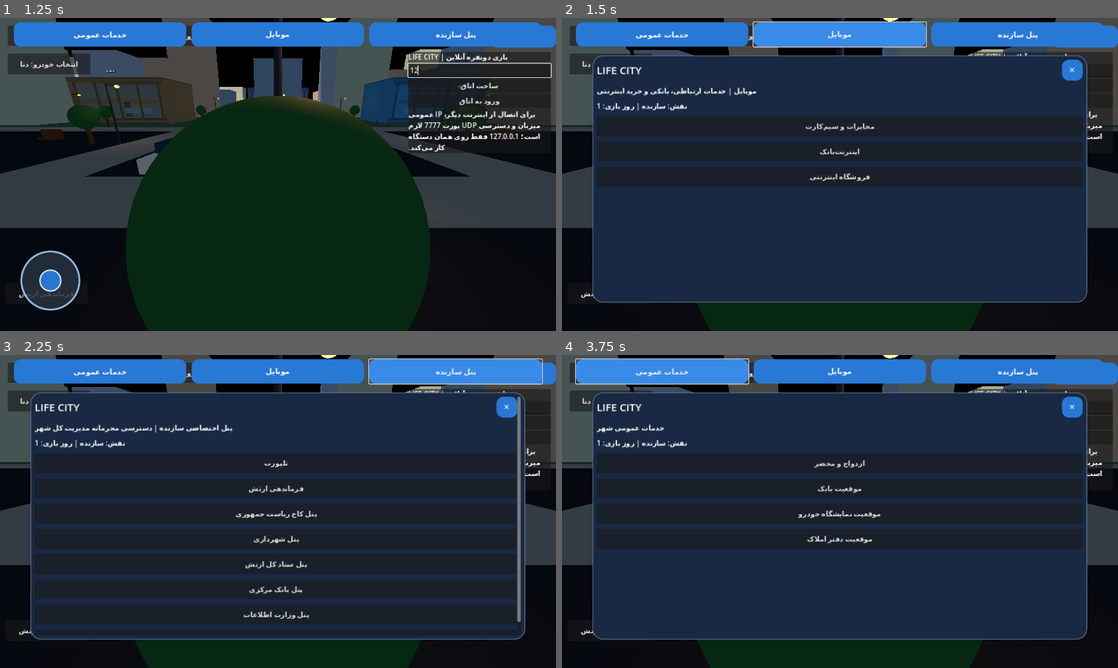
Above: before the commit, frames 1-4 (two rows, left to right).
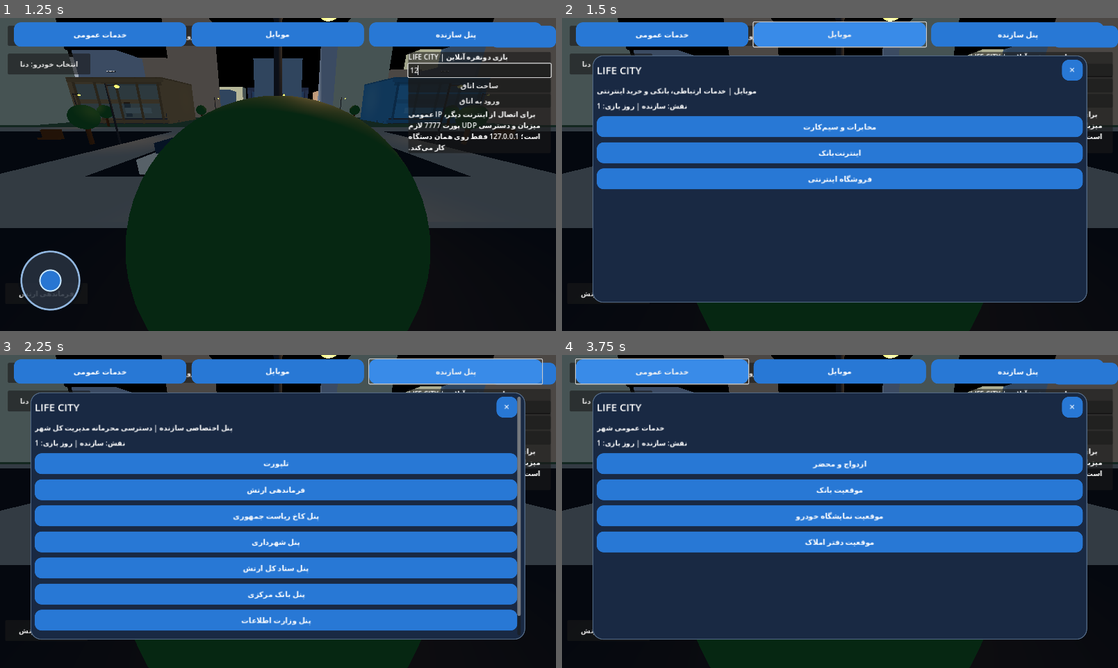
Above: after the commit, the same moments.

Repository: LifeCity2026Game/CITY
Game: Godot game, scene res://scenes/main.tscn
The game is run twice, just before and just after one commit, with the same random seed, the same clock (stepped at 60 frames per second) and the same inputs.
Inputs (mouse positions are in pixels of both pictures, inside the frame that each line leads up to):
- Up to frame 1 (1.25 s): click (478, 71) at 0.52 s; type "12" at 0.6 s
- Up to frame 2 (1.5 s): click "موبایل" at 1.25 s
- Up to frame 3 (2.25 s): click "پنل سازنده" at 2 s
- Up to frame 4 (3.75 s): click "انتخاب خودرو: دنا" at 2.75 s; click "آب‌وهوا" at 3.5 s

Frame 1 is identical in both runs. In frame 2, 18% of the frame differs, in the area x 6-94%, y 31-55%; in frame 3, 46%, in the area x 6-94%, y 31-90%; in frame 4, 25%.

Commit message:
Polish menu buttons and restrict creator entry to host

Diff:
--- a/scripts/life_city_services.gd
+++ b/scripts/life_city_services.gd
@@ -180,11 +180,13 @@
 	top_bar.add_theme_constant_override("separation", 12)
 	layer.add_child(top_bar)
 
-	for entry in [
+	var main_entries: Array = [
 		["خدمات عمومی", "public"],
-		["موبایل", "phone_home"],
-		["پنل سازنده", "creator"]
-	]:
+		["موبایل", "phone_home"]
+	]
+	if _is_creator():
+		main_entries.append(["پنل سازنده", "creator"])
+	for entry in main_entries:
 		var menu_button := Button.new()
 		menu_button.text = entry[0]
 		menu_button.custom_minimum_size = Vector2(0, 54)
@@ -311,6 +313,7 @@
 	button.text = caption
 	button.custom_minimum_size = Vector2(0, 46)
 	button.size_flags_horizontal = Control.SIZE_EXPAND_FILL
+	_style_menu_button(button)
 	parent.add_child(button)
 	button.pressed.connect(_action.bind(action, arg))
 	return button
